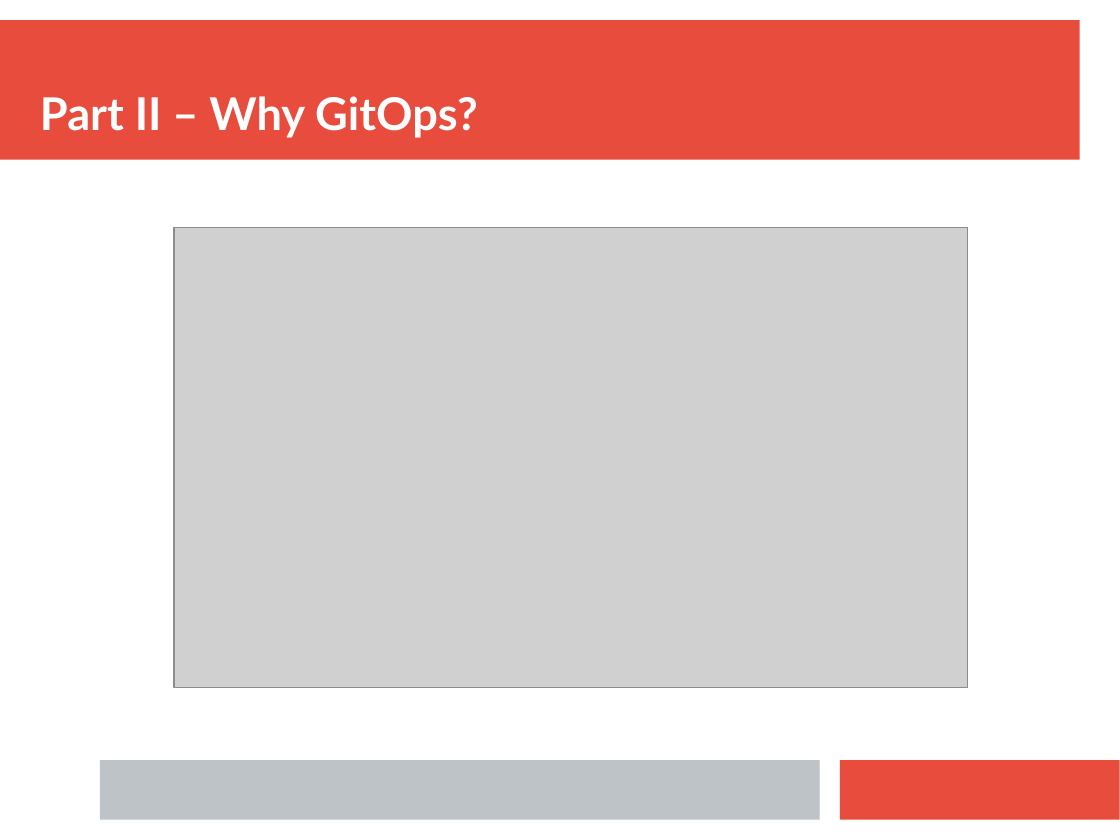
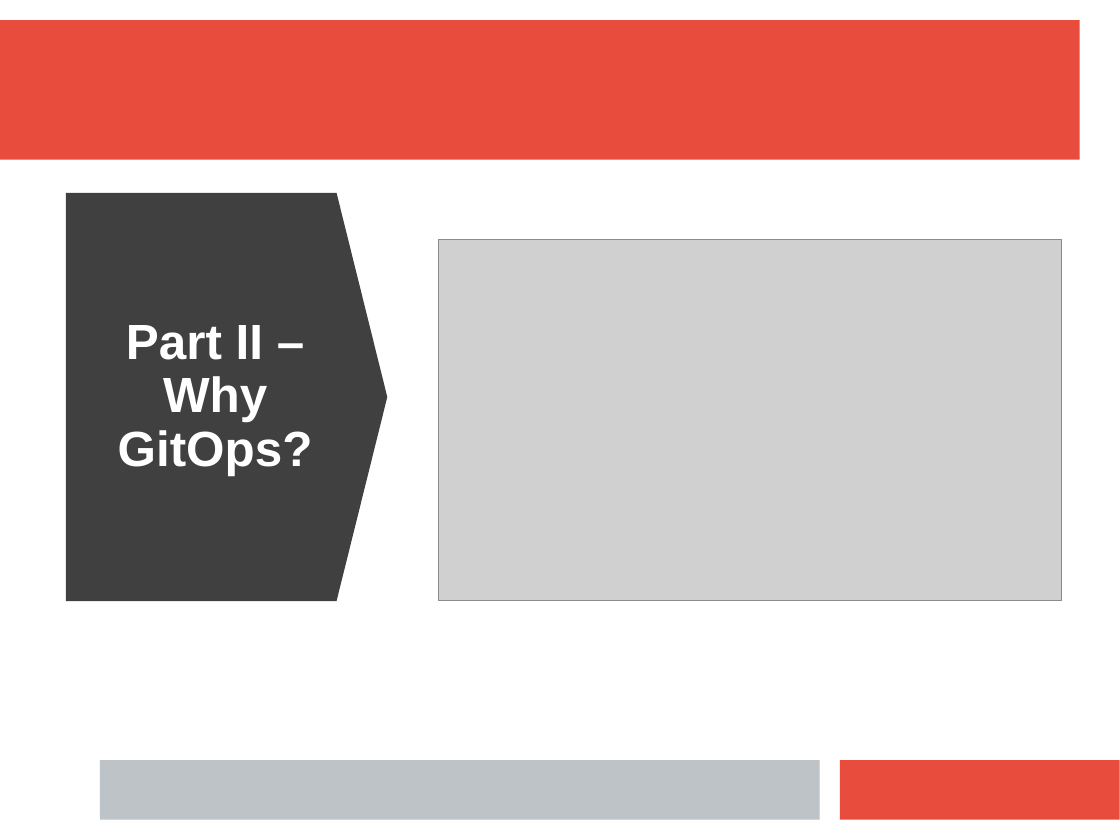
Before and after one commit to ianmiell/gitops-first-steps, a slide deck: slide 7 of slides/gitops_first_steps.pptx. Drawn at 1120x840 pixels with LibreOffice and Linux fonts; fonts in the diff are those of the drawing; grey boxes stand for pictures. Boxes give left, top, right and bottom in pixels: in the first picture for what was removed or moved away, otherwise in the second. Text is boxed around its words. In the diff, an @@ line names an element or a change of style, - is before the commit and + after.

```diff
--- a/slides/gitops_first_steps.pptx
+++ b/slides/gitops_first_steps.pptx
@@ down arrow added at <box>66,192,387,601</box>, fill #404040 @@
@@ picture: place and size @@
-picture at <box>174,228,968,688</box>
+picture at <box>439,239,1062,601</box>
@@ text "Part II – Why GitOps?": place and size @@
-text "Part II – Why GitOps?" at <box>40,96,478,138</box>
+text "Part II – Why GitOps?" at <box>118,325,313,476</box>
@@ text "Part II – Why GitOps?" at <box>118,325,313,476</box>: size 32 to 35 pt, font Lato to Arial; alignment left to centre; line spacing 1 to 0.9; more space between paragraphs; vertical alignment bottom to middle @@
```
Also in this commit, not shown: 7 other slides changed, 1 other file.
